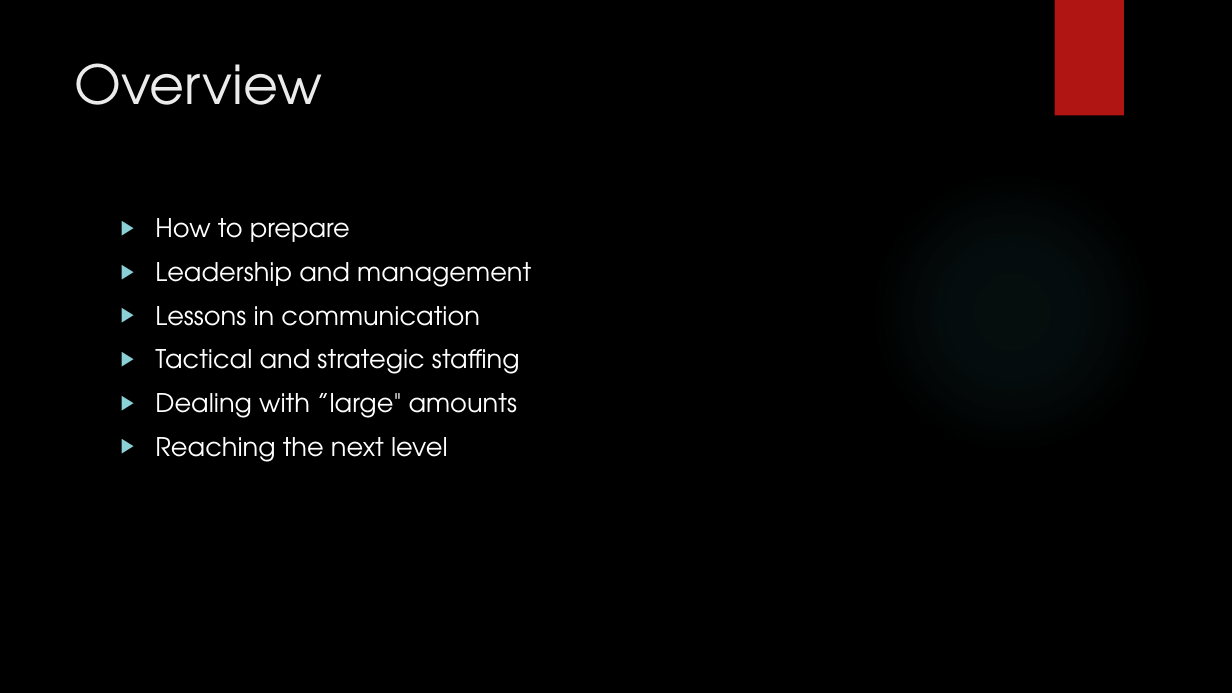
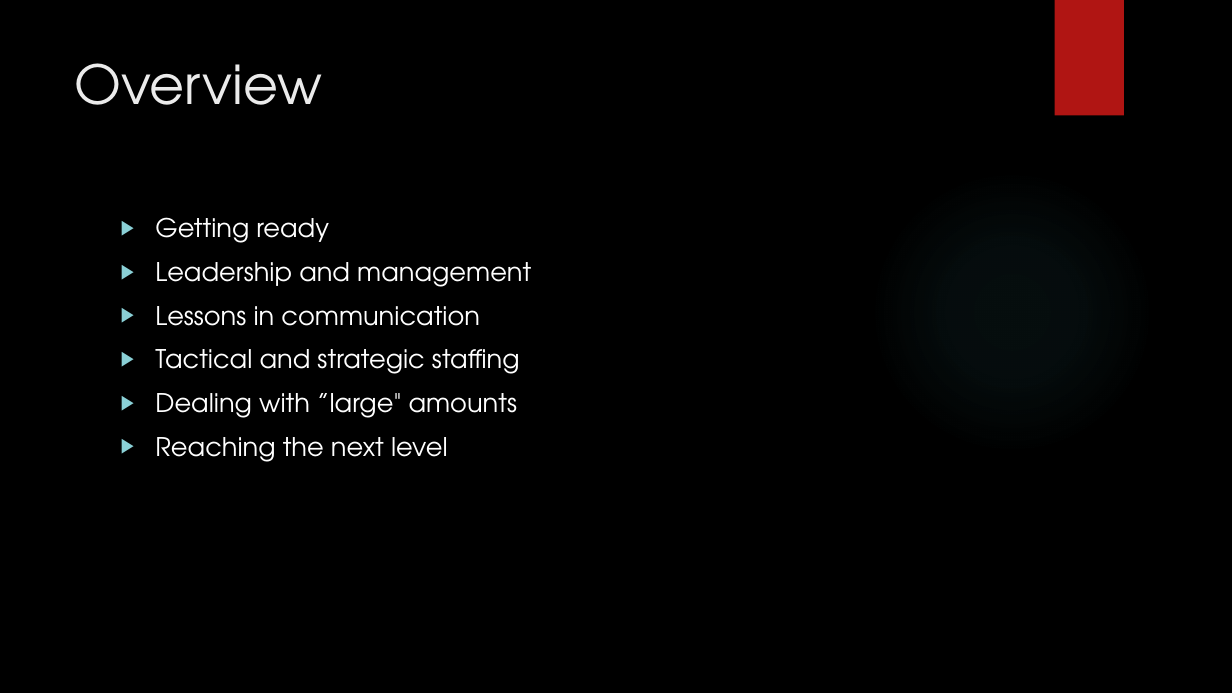
Before and after one commit to dennisdietrich/First180Days, a slide deck: slide 2 of Sitting in meetings all day long.pptx. Drawn at 1232x693 pixels with LibreOffice and Linux fonts; fonts in the diff are those of the drawing; background and template pictures are left out. Boxes give left, top, right and bottom in pixels: in the first picture for what was removed or moved away, otherwise in the second. Text is boxed around its words. In the diff, an @@ line names an element or a change of style, - is before the commit and + after.

```diff
--- a/Sitting in meetings all day long.pptx
+++ b/Sitting in meetings all day long.pptx
@@ text at (x1=155, y1=217, x2=329, y2=243): text changed @@
-▶ How to prepare
+▶ Getting ready
```
Also in this commit, not shown: 3 other slides changed, 2 slides added, 1 slide removed.
